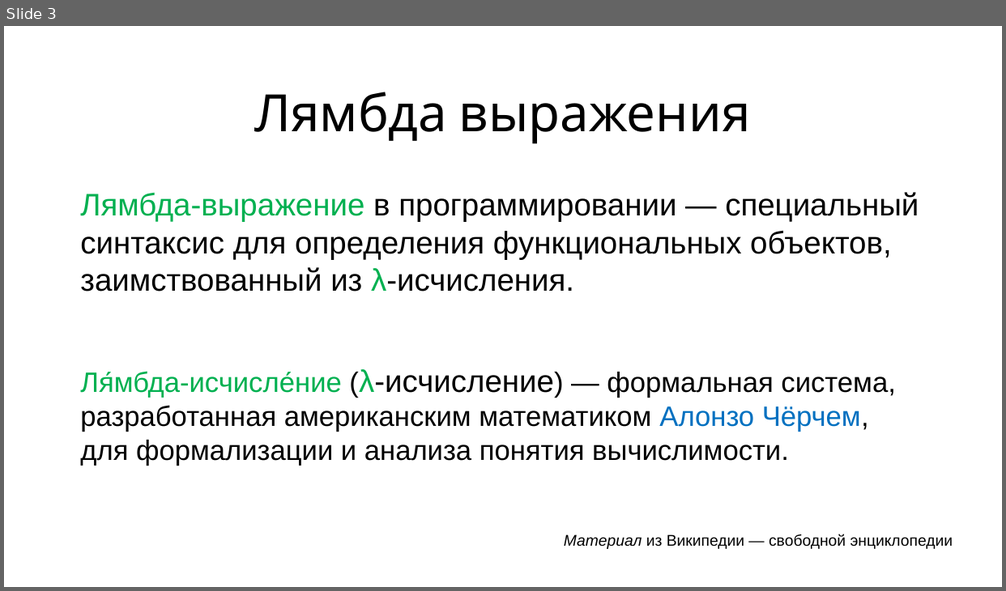
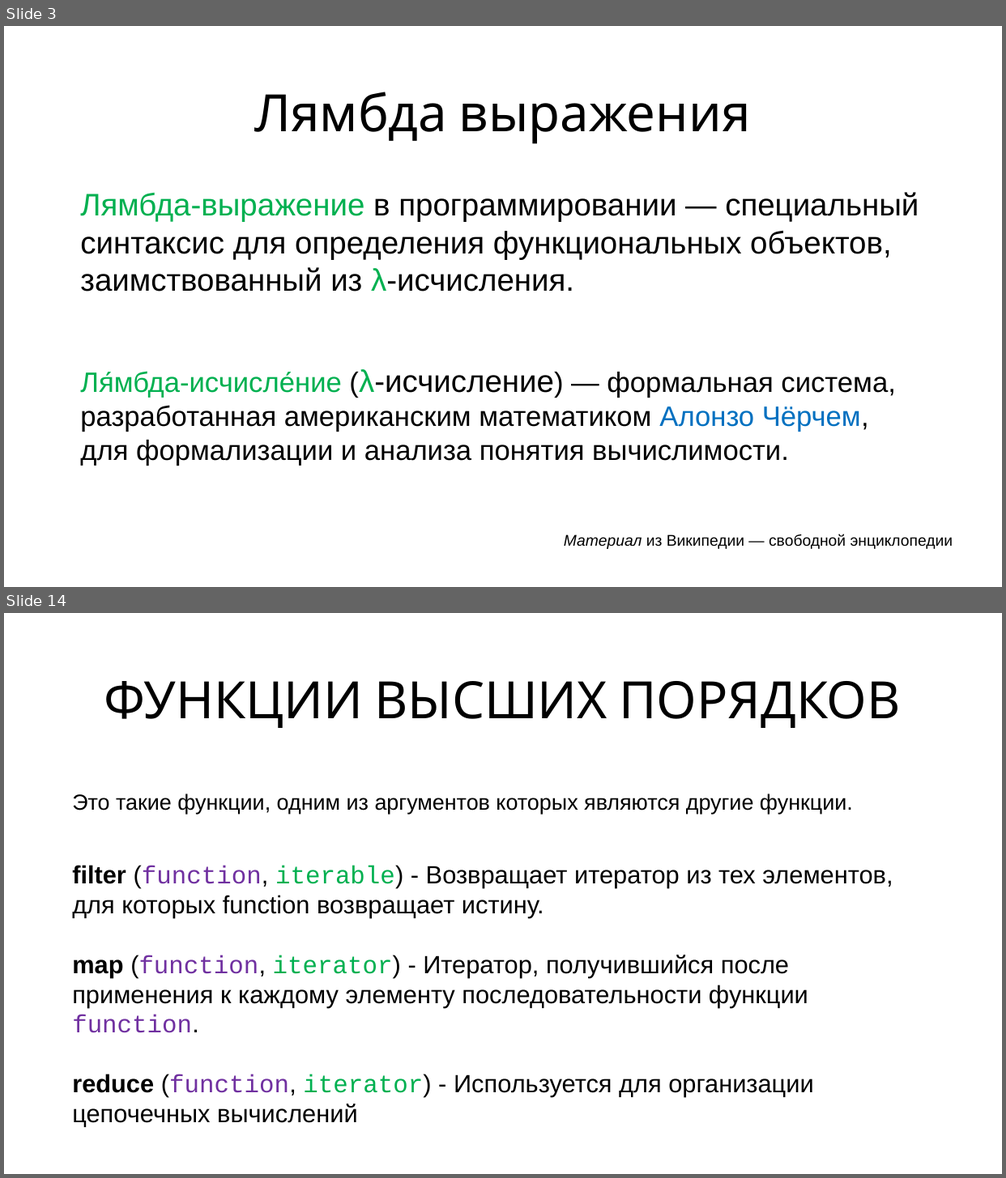
Before and after one commit to maxchv/LearnPython, a slide deck: week06/Lambda.pptx. Shown one above the other, each under a label of ours: slide 3 before the commit, slides 3 and 14 after it; the slides between them are not shown. The pictures are 1006x591 and 1006x1178 pixels, drawn with LibreOffice and Linux fonts; fonts in the diff are those of the drawing. Boxes give left, top, right and bottom in pixels: in the first picture for what was removed or moved away, otherwise in the second. Text is boxed around its words. In the diff, an @@ line names an element or a change of style, - is before the commit and + after.

```diff
--- a/week06/Lambda.pptx
+++ b/week06/Lambda.pptx
@@ slide 14 added at box(4, 613, 1002, 1174), background #FFFFFF @@
@@ title added at box(104, 681, 901, 728), 66 pt, text #000000 @@
+ФУНКЦИИ ВЫСШИХ ПОРЯДКОВ
@@ text added at box(72, 794, 853, 814), 28 pt, text #000000 @@
+Это такие функции, одним из аргументов которых являются другие функции.
@@ text added at box(317, 803, 396, 815), 36 pt, text #FFFFFF @@
+hello():
@@ text added at box(72, 865, 893, 1127), 32 pt, text #000000 @@
+filter (function, iterable) - Возвращает итератор из тех элементов, для которых function возвращает истину.
+map (function, iterator) - Итератор, получившийся после применения к каждому элементу последовательности функции function.
+reduce (function, iterator) - Используется для организации цепочечных вычислений
```
Also in this commit, not shown: 6 slides changed, 18 other slides added, 5 slides removed, 2 other files.
